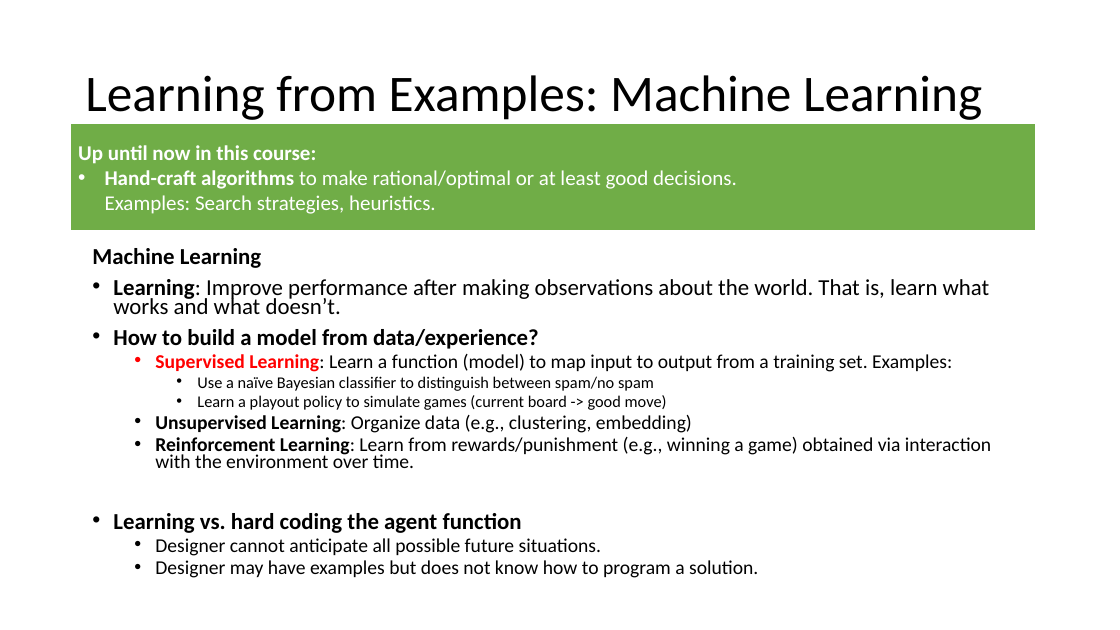
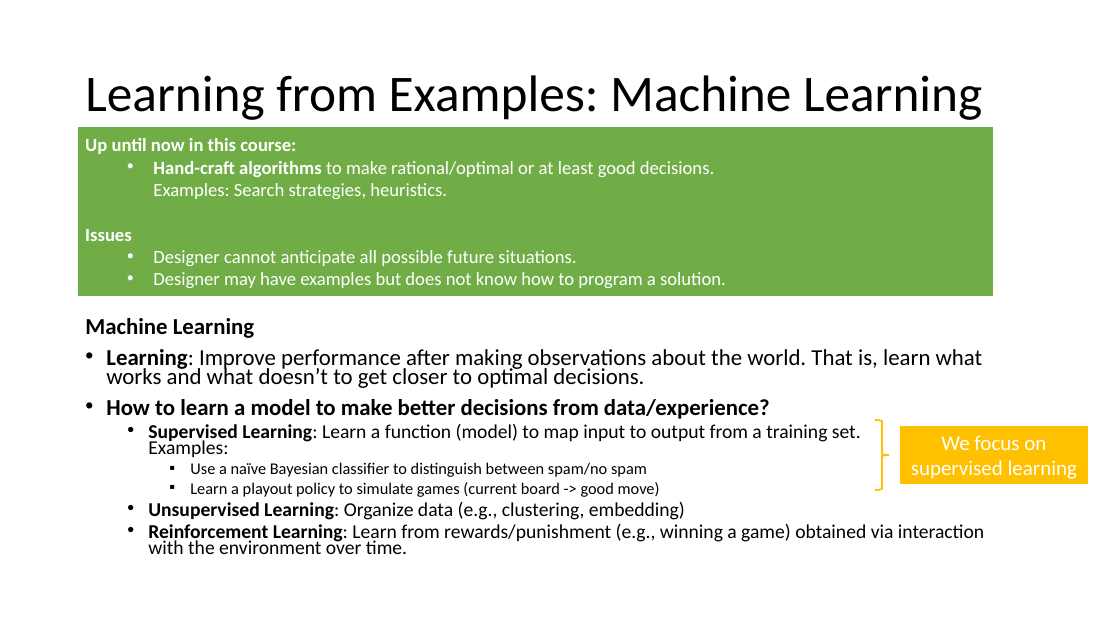
Before and after one commit to mhahsler/CS7320-AI, a slide deck: slide 3 of slides/19_ML_intro.pptx. Drawn at 1120x630 pixels with LibreOffice and Linux fonts; fonts in the diff are those of the drawing. Boxes give left, top, right and bottom in pixels: in the first picture for what was removed or moved away, otherwise in the second. Text is boxed around its words. In the diff, an @@ line names an element or a change of style, - is before the commit and + after.

Commit message:
improved slides.

```diff
--- a/slides/19_ML_intro.pptx
+++ b/slides/19_ML_intro.pptx
@@ rectangle "Up until now in this ...": place and size @@
-rectangle "Up until now in this ..." at (70, 124, 1036, 231)
+rectangle "Up until now in this ..." at (77, 126, 995, 297)
@@ text in rectangle at (85, 138, 714, 199): size 18 to 16 pt in "Up until now in this course:", "Hand-craft algorithms to make rational/optimal or at ..."; list level 1 to 2 in "Hand-craft algorithms to make rational/optimal ..." @@
@@ text in rectangle at (85, 229, 726, 288): paragraphs added @@
+Issues
+  • Designer cannot anticipate all possible future situations.
+  • Designer may have examples but does not know how to program a solution.
@@ text "Machine Learning": place and size @@
-text "Machine Learning" at (92, 248, 991, 578)
+text "Machine Learning" at (85, 318, 984, 554)
@@ text at (106, 349, 983, 419): text changed @@
-• Learning: Improve performance after making observations about the world. That is, learn what works and what doesn’t.
-• How to build a model from data/experience?
+• Learning: Improve performance after making observations about the world. That is, learn what works and what doesn’t to get closer to optimal decisions.
+• How to learn a model to make better decisions from data/experience?
@@ text at (148, 424, 861, 497): text colour #FF0000 to #000000 in "Supervised Learning:"; bullet • to ▪ @@
@@ right brace added at (875, 420, 890, 490), outline #FFC000 1.5 pt @@
@@ rectangle added at (900, 425, 1089, 485), fill #FFC000, outline #FFFFFF 1.5 pt, 18 pt, text #FFFFFF @@
+We focus on supervised learning
@@ text at (113, 513, 758, 578): paragraphs removed @@
-• Learning vs. hard coding the agent function
-  • Designer cannot anticipate all possible future situations.
-  • Designer may have examples but does not know how to program a solution.
```
Also in this commit, not shown: 5 other slides changed, 1 other file.
